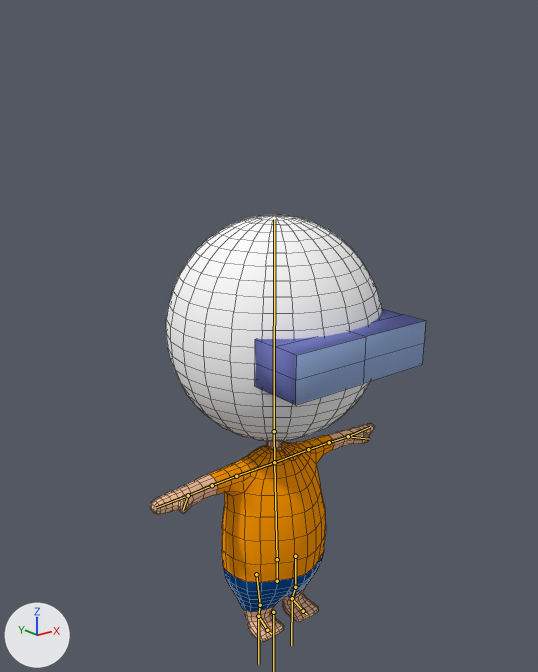
Two versions of the Blender file introduction/blend/016_004.blend, one commit apart.
Rendered twice from a 50 mm camera at (-5.55, -6.83, 4.78) aimed at (-0.05, 0.04, 2.04). The axes (+X, +Y, +Z) are drawn at lower left. The lights are the same throughout. The bones that bend it are drawn over the model as lines. Mesh edges are drawn as thin lines.

The first picture shows '立方体'.
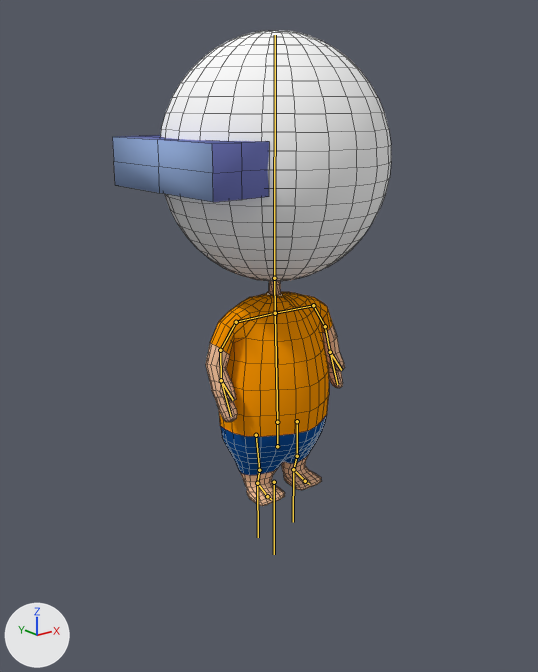
The newer file adds an action. The first version stands in its rest pose; the second is drawn at frame 16 of the action 'Rove'.

What differs and where, as boxes (x1, y1, x2, y2) in the pictures (538 x 672 px):
'立方体', posed (11% taller): before (150, 215, 426, 642); after (112, 30, 391, 506)
bone 'Head', root to tip: before (274, 431) to (274, 219); after (274, 278) to (275, 35)
bone 'Shoulder.L', root to tip: before (274, 462) to (308, 449); after (275, 313) to (313, 305)
bone 'UpperArm.L', root to tip: before (308, 449) to (329, 442); after (313, 305) to (325, 326)
bone 'LowerArm.L', root to tip: before (329, 442) to (348, 436); after (325, 326) to (330, 352)
bone 'Hand.L', root to tip: before (348, 436) to (370, 427); after (330, 352) to (337, 384)
bone 'Shoulder.R', root to tip: before (274, 462) to (236, 476); after (275, 313) to (236, 322)
bone 'UpperArm.R', root to tip: before (236, 476) to (212, 485); after (236, 322) to (220, 350)
bone 'LowerArm.R', root to tip: before (212, 485) to (188, 495); after (220, 350) to (221, 380)
bone 'Hand.R', root to tip: before (188, 495) to (156, 507); after (221, 380) to (231, 416)

The edits, one by one:
Bone 'root' (bone_root) moves from (0.0, 0.0, 0.0) to (0.0, -4.21, 0.0).
Bone 'Head' (bone_head) turns from (0, 0, 0) to (0, -90, 0) degrees about its own x, y and z.
Bone 'Shoulder.L' (bone_shoulder_l) turns from (0, 0, 0) to (-4, 0, 0) degrees about its own x, y and z.
Bone 'UpperArm.L' (bone_upperarm_l) turns from (0, 0, 0) to (1, 1, 56) degrees about its own x, y and z.
Bone 'LowerArm.L' (bone_lowerarm_l) turns from (0, 0, 0) to (-6, -2, 22) degrees about its own x, y and z.
Bone 'Hand.L' (bone_hand_l) turns from (0, 0, 0) to (-15, -7, -19) degrees about its own x, y and z.
Bone 'Shoulder.R' (bone_shoulder_r) turns from (0, 0, 0) to (-3, 0, 0) degrees about its own x, y and z.
Bone 'UpperArm.R' (bone_upperarm_r) turns from (0, 0, 0) to (3, -3, -53) degrees about its own x, y and z.
Bone 'LowerArm.R' (bone_lowerarm_r) turns from (0, 0, 0) to (-13, 4, -26) degrees about its own x, y and z.
Bone 'Hand.R' (bone_hand_r) turns from (0, 0, 0) to (-10, 7, 14) degrees about its own x, y and z.
